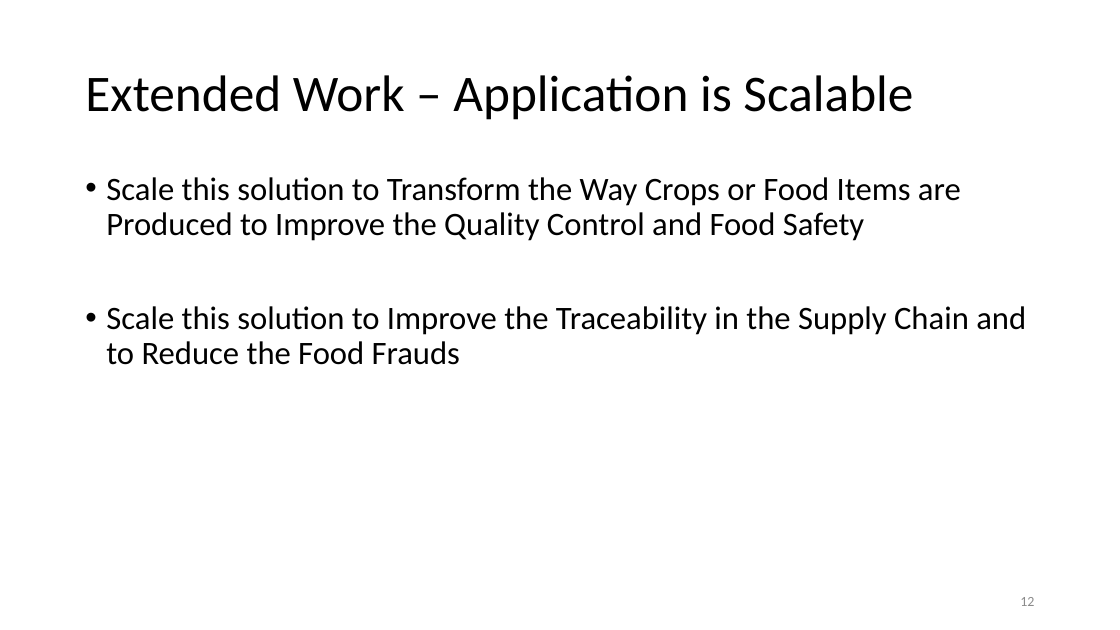
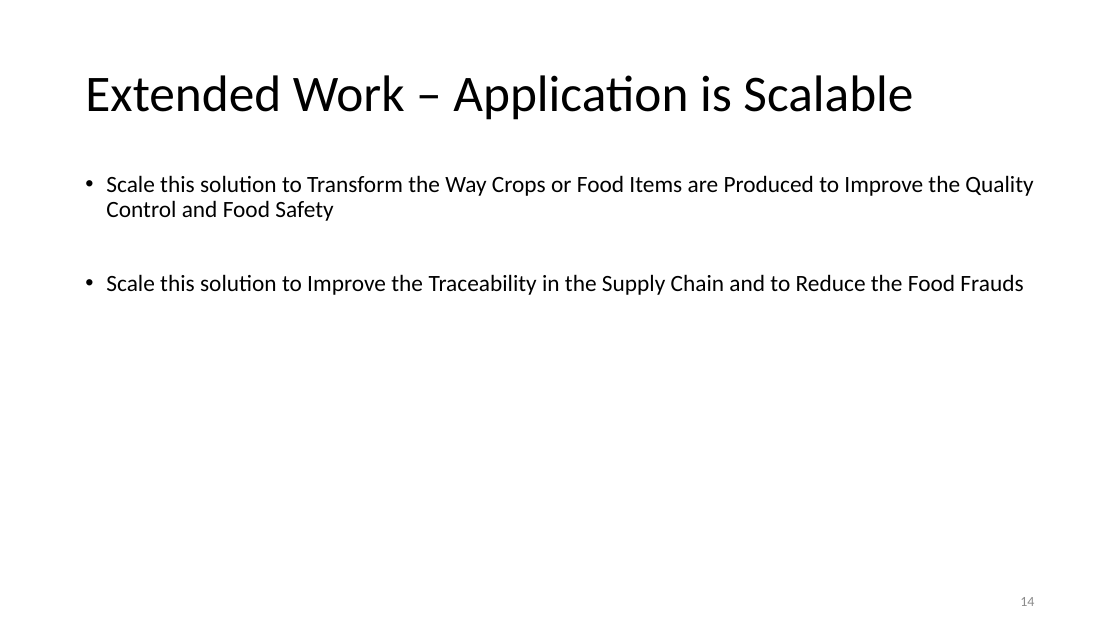
Before and after one commit to sachinjegaonkar/CropInsuranceSolution, a slide deck: slide 14 of Decentralized Crop Insurance Solution.pptx (slide 12 before the commit). Drawn at 1120x630 pixels with LibreOffice and Linux fonts; fonts in the diff are those of the drawing. Boxes give left, top, right and bottom in pixels: in the first picture for what was removed or moved away, otherwise in the second. Text is boxed around its words. In the diff, an @@ line names an element or a change of style, - is before the commit and + after.

```diff
--- a/Decentralized Crop Insurance Solution.pptx
+++ b/Decentralized Crop Insurance Solution.pptx
@@ text "Scale this solution to Transform ..." at [106, 175, 1033, 295]: size 28 to 20 pt @@
@@ page number at [1020, 597, 1034, 606]: text changed @@
-12
+14
```
Also in this commit, not shown: 8 other slides changed, 2 slides added.
